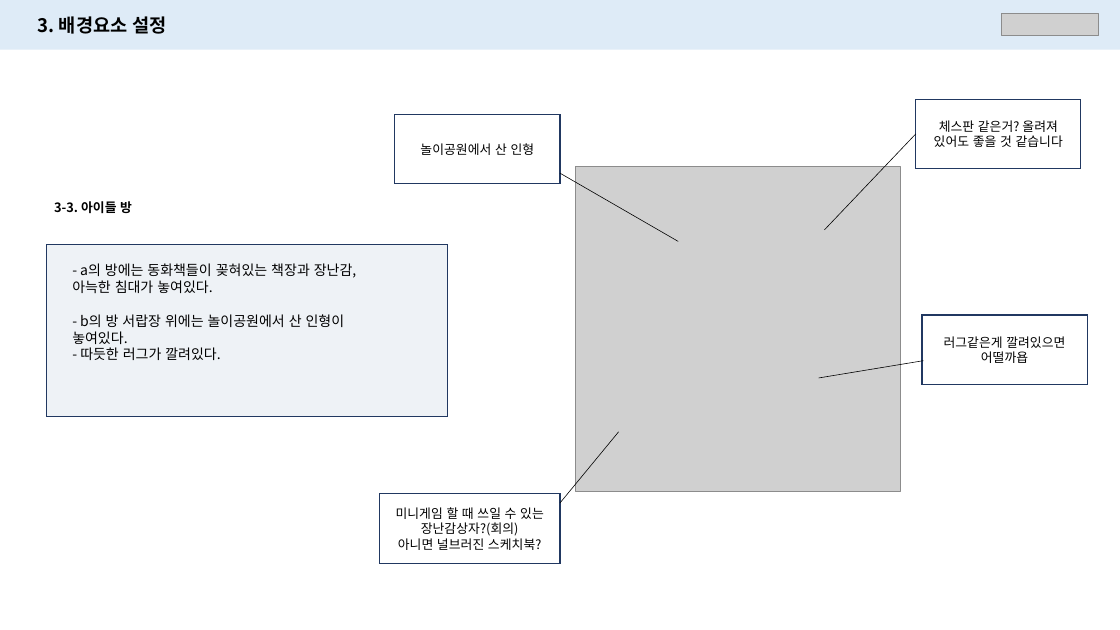
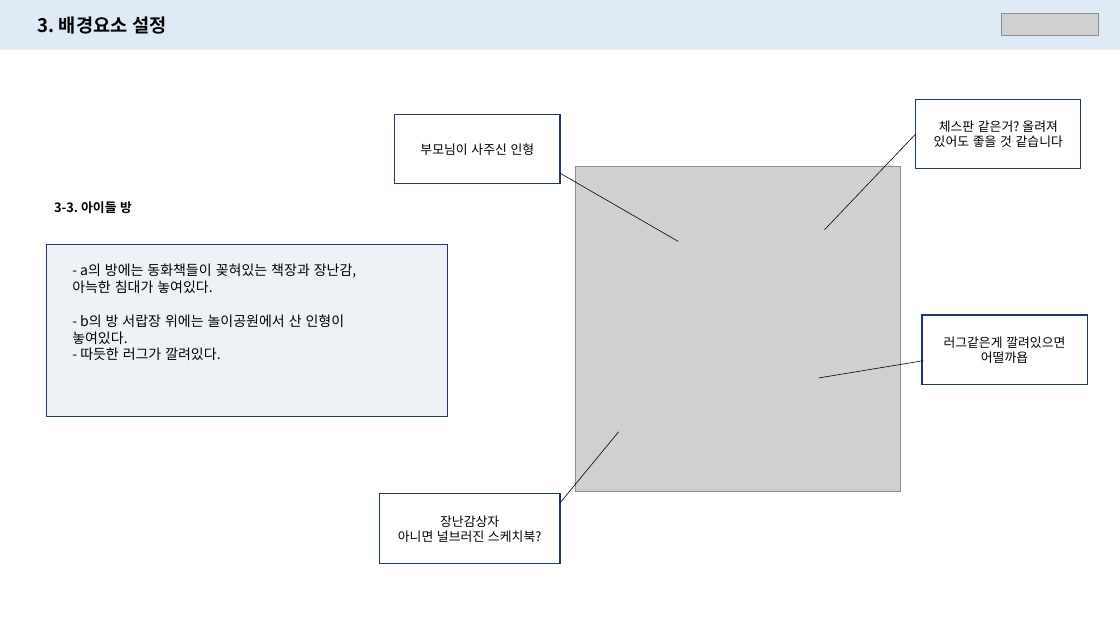
Before and after one commit to PerfectEgg/-Receivers, a slide deck: slide 14 of Doc/Story/캐릭터 설정_v1.02.pptx. Drawn at 1120x630 pixels with LibreOffice and Linux fonts; fonts in the diff are those of the drawing; grey boxes stand for pictures. Boxes give left, top, right and bottom in pixels: in the first picture for what was removed or moved away, otherwise in the second. Text is boxed around its words. In the diff, an @@ line names an element or a change of style, - is before the commit and + after.

```diff
--- a/Doc/Story/캐릭터 설정_v1.02.pptx
+++ b/Doc/Story/캐릭터 설정_v1.02.pptx
@@ text in rectangle at <box>420,143,535,155</box>: text changed @@
-놀이공원에서 산 인형
+부모님이 사주신 인형
@@ text in rectangle at <box>440,515,499,527</box>: text changed @@
-미니게임 할 때 쓰일 수 있는 장난감상자?(회의)
+장난감상자
```
Also in this commit, not shown: 8 other slides changed, 1 other file.
